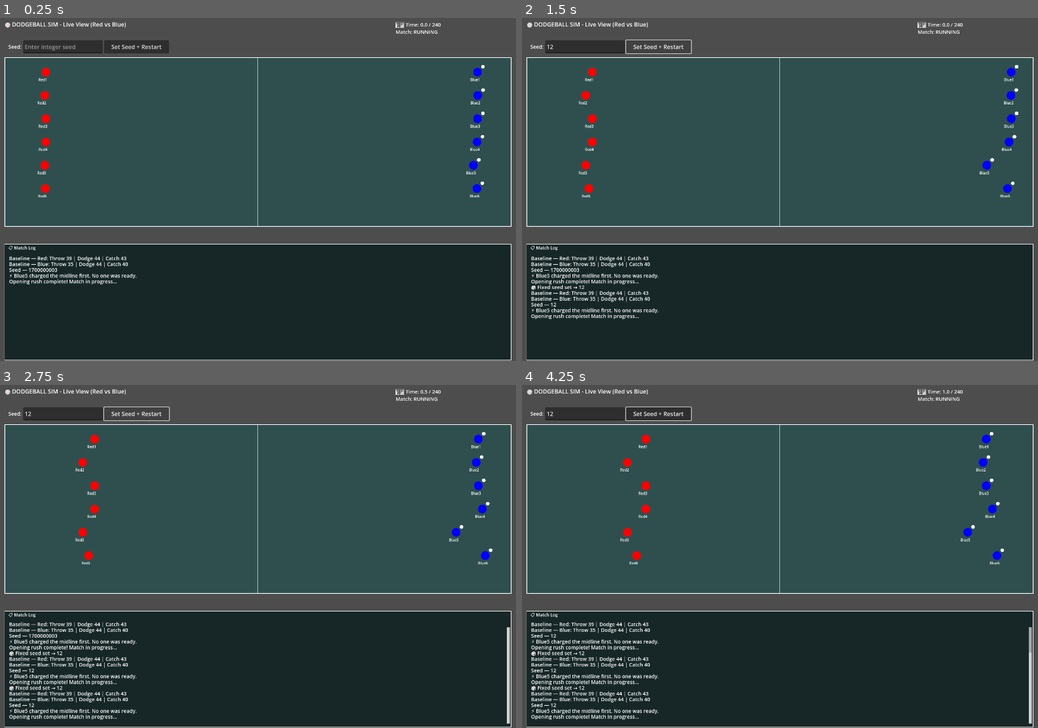
Above: before the commit, frames 1-4 (two rows, left to right).
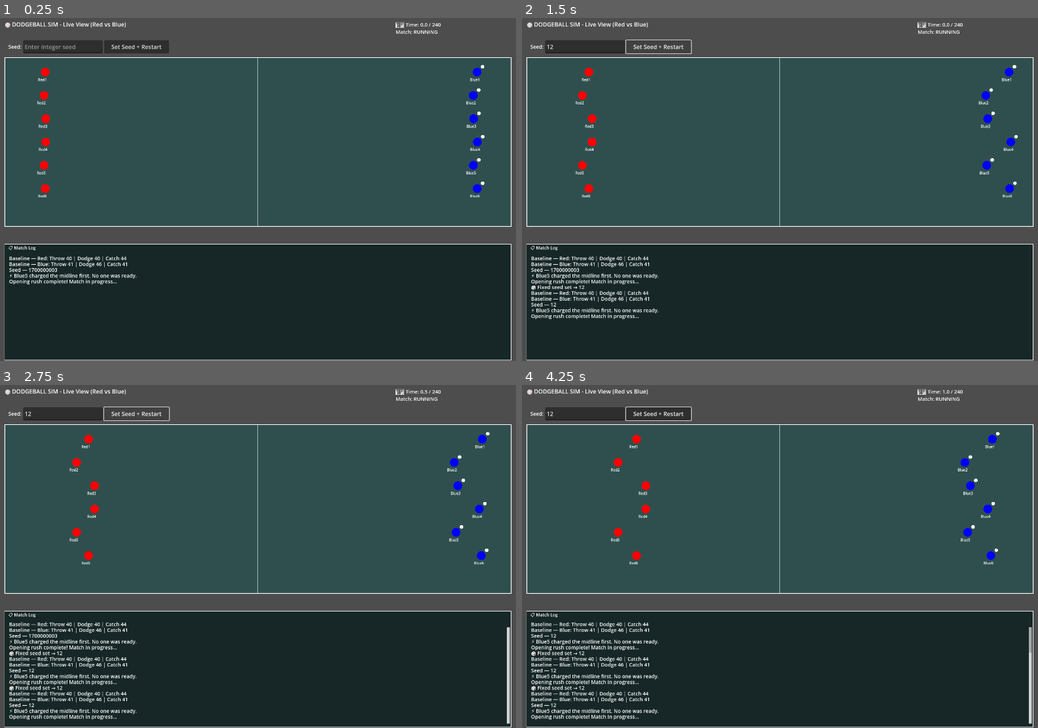
Above: after the commit, the same moments.

Repository: Klutzleo/dodgeball-sim
Game: Godot game, scene res://Main.tscn
The game is run twice, just before and just after one commit, with the same random seed, the same clock (stepped at 60 frames per second) and the same inputs.
Inputs (mouse positions are in pixels of both pictures, inside the frame that each line leads up to):
- Up to frame 1 (0.25 s): no input
- Up to frame 2 (1.5 s): click (583, 45) at 0.52 s; type "12" at 0.6 s; click "Set Seed + Restart" at 1.25 s
- Up to frame 3 (2.75 s): click "Set Seed + Restart" at 2 s
- Up to frame 4 (4.25 s): click "Set Seed + Restart" at 2.75 s; move the mouse to (893, 539) at 3.52 s; click (893, 539) at 3.67 s

The runs differ from the first frame. In frame 1, 0.3% of the frame differs, in the area x 7-95%, y 13-73%; in frame 2, 0.6%; in frame 3, 0.8%; in frame 4, 0.9%, in the area x 12-94%, y 13-93%.

Commit message:
adding minimum stat mechanic

Diff:
--- a/scripts/GameUI.gd
+++ b/scripts/GameUI.gd
@@ -1,7 +1,7 @@
 extends Node2D
 class_name GameUI
 
-const Archetypes = preload("res://scripts/Archetypes.gd")
+const ArchetypeDB = preload("res://scripts/Archetypes.gd")
 
 var match_engine: MatchEngine
 var players: Array = []
@@ -211,7 +211,7 @@
 func initialize_teams():
 	var red_team = []
 	var blue_team = []
-	var all_archetypes = Archetypes.all_names()
+	var all_archetypes = ArchetypeDB.all_names()
 
 	# Create 6 Red players
 	for i in range(6):
@@ -253,7 +253,7 @@
 # Base roll is 3 + randi(0,1) giving 3-4, then archetype bonus applied and clamped 1-7.
 # stat_min floors are then applied per-archetype to preserve identity-defining traits.
 func _apply_archetype(p: Player) -> void:
-	var data = Archetypes.get_data(p.archetype)
+	var data = ArchetypeDB.get_data(p.archetype)
 	if data.is_empty():
 		push_warning("Unknown archetype: %s" % p.archetype)
 		return
@@ -264,6 +264,9 @@
 		var base_roll = 3 + randi() % 2  # 3-4
 		var rolled = clamp(base_roll + bonus.get(stat, 0), 1, 7)
 		p.stats[stat] = max(rolled, mins.get(stat, 1))
+		# Ceiling = starting value + random growth room (1-4), capped at 7.
+		# Hidden until scouted. High ceiling = rare — most players have 1-2 room per stat.
+		p.training_ceiling[stat] = min(p.stats[stat] + 1 + randi() % 4, 7)
 
 	# Apply max_balls override if archetype defines one (e.g. Receptionist holds 3)
 	var max_override: int = data.get("max_balls_override", -1)
@@ -651,6 +654,7 @@
 func end_match(winner: String):
 	match_running = false
 	var summary = match_engine.generate_match_summary(match_engine.rounds)
+	match_engine.award_match_sweat(summary, winner)
 	var mvp = match_engine.detect_mvp(summary)
 
 	if winner == "Draw":
@@ -663,6 +667,16 @@
 	print("MATCH COMPLETE")
 	print("==================================================")
 	match_engine.print_match_summary(summary)
+
+	# Debug: log sweat earned and stat ceilings for each player
+	print("\n💦 SWEAT + CEILINGS (debug)")
+	print("────────────────────────────")
+	for p in match_engine.players:
+		var ceiling_str = ""
+		for stat in ["accuracy", "ferocity", "instinct", "hustle", "hands", "backbone"]:
+			ceiling_str += "%s:%d/%d  " % [stat.left(3), p.stats[stat], p.training_ceiling.get(stat, 7)]
+		print("  %s [%s]  sweat=%d" % [p.name, p.archetype, p.sweat])
+		print("    %s" % ceiling_str)
 
 	# Show stats overlay panel
 	show_stats_panel(winner, mvp, summary)
--- a/scripts/MatchEngine.gd
+++ b/scripts/MatchEngine.gd
@@ -1,7 +1,7 @@
 extends Node
 class_name MatchEngine
 
-const Archetypes = preload("res://scripts/Archetypes.gd")
+const ArchetypeDB = preload("res://scripts/Archetypes.gd")
 
 # 🧩 Core State
 var players: Array = []
@@ -414,8 +414,8 @@
 func choose_action(player: Player) -> String:
 	var has_ball = player.ball_count > 0
 
-	# Pull action weights from Archetypes data, fall back to balanced defaults
-	var archetype_data = Archetypes.get_data(player.archetype)
+	# Pull action weights from ArchetypeDB data, fall back to balanced defaults
+	var archetype_data = ArchetypeDB.get_data(player.archetype)
 	var weights: Dictionary
 	if has_ball:
 		weights = archetype_data.get("action_weights_ball", { "throw": 3, "pass": 2, "hold": 2, "taunt": 1 }).duplicate()
@@ -788,6 +788,33 @@
 		stats.get("ball_control", 0) * 1
 	)
 
+# Awards sweat to each player based on their match performance.
+# Call this after generate_match_summary(), passing the same summary dict.
+# Sweat rates: hit=5, catch=6, dodge=2, pass=3, taunt=1, just_played=2 (everyone gets base).
+# MVP gets a +5 bonus on top. Winning team gets +3.
+func award_match_sweat(summary: Dictionary, winner: String) -> void:
+	var mvp_data = detect_mvp(summary)
+	var player_map := {}
+	for p in players:
+		player_map[p.name] = p
+
+	for player_name in summary.keys():
+		if not player_map.has(player_name):
+			continue
+		var p = player_map[player_name]
+		var s = summary[player_name]
+		var earned: int = 2  # base participation
+		earned += s.get("hits", 0) * 5
+		earned += s.get("catches", 0) * 6
+		earned += s.get("dodges", 0) * 2
+		earned += s.get("passes", 0) * 3
+		earned += s.get("taunts", 0) * 1
+		if p.team == winner:
+			earned += 3
+		if player_name == mvp_data.get("name", ""):
+			earned += 5
+		p.sweat += earned
+
 func detect_mvp(summary: Dictionary) -> Dictionary:
 	var best := { "name": "", "score": -1 }
 	for player_name in summary.keys():
@@ -803,7 +830,7 @@
 		p.commentary.clear()
 		p.reaction_timer = 0.0
 		# Restore skill charges from archetype data (one-shot skills reload each match)
-		var archetype_data = Archetypes.get_data(p.archetype)
+		var archetype_data = ArchetypeDB.get_data(p.archetype)
 		if archetype_data.has("skill_charges"):
 			p.skill_charges = archetype_data["skill_charges"]
 
--- a/scripts/Player.gd
+++ b/scripts/Player.gd
@@ -15,7 +15,17 @@
 # 🌱 Progression fields
 var age: int = 20                  # Age affects retirement risk and training ceiling
 var sweat: int = 0                 # XP earned through matches and training
-var training_ceiling: int = 0      # Max potential (hidden until scouted via Creep Sheet)
+
+# Per-stat ceilings — hidden until scouted via Creep Sheet.
+# A stat can never be trained above its ceiling (max 7).
+var training_ceiling: Dictionary = {
+	"accuracy": 7,
+	"ferocity": 7,
+	"instinct": 7,
+	"hustle": 7,
+	"hands": 7,
+	"backbone": 7
+}
 
 # 🎯 Special skill
 var special_skill: String = ""     # Skill ID (matches keys in MatchEngine skill handlers)
@@ -71,6 +81,32 @@
 func drop_all_balls():
 	ball_count = 0
 
+# Spend sweat to raise a stat by 1 toward its ceiling.
+# Cost = 5 * current_stat_value (so growing 3→4 costs 15, 6→7 costs 30).
+# Returns true if training succeeded, false if blocked (at ceiling or not enough sweat).
+func train_stat(stat: String) -> bool:
+	if not stats.has(stat):
+		return false
+	var current: int = stats[stat]
+	var ceiling: int = training_ceiling.get(stat, 7)
+	if current >= ceiling:
+		return false
+	var cost: int = 5 * current
+	if sweat < cost:
+		return false
+	sweat -= cost
+	stats[stat] += 1
+	return true
+
+# How much sweat it costs to train a given stat next (0 if already at ceiling).
+func train_cost(stat: String) -> int:
+	if not stats.has(stat):
+		return 0
+	var current: int = stats[stat]
+	if current >= training_ceiling.get(stat, 7):
+		return 0
+	return 5 * current
+
 func to_dict() -> Dictionary:
 	return {
 		"name": name,
